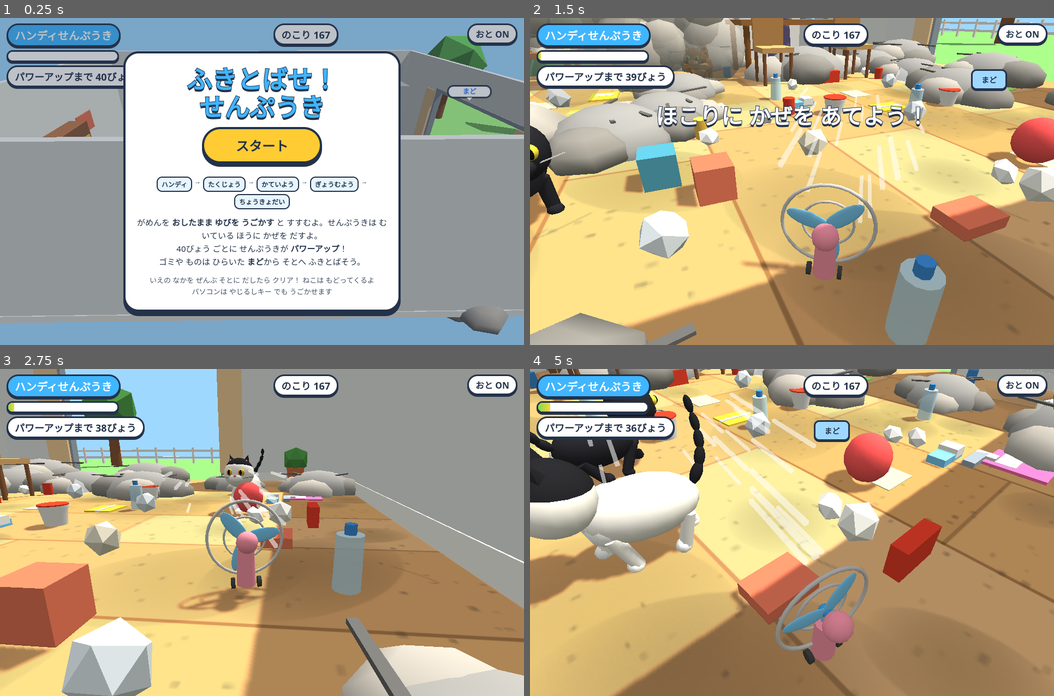
Above: before the commit, frames 1-4 (two rows, left to right).
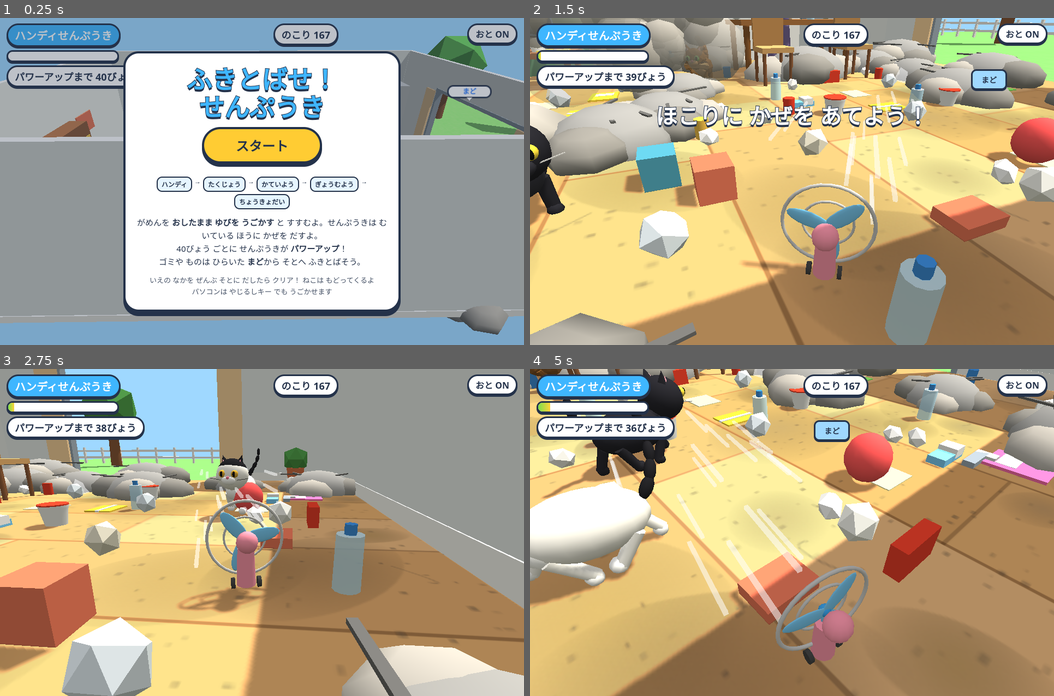
Above: after the commit, the same moments.

Repository: complerseinfo-png/game
Game: browser game, page fan/index.html
Two runs of this game, one before a commit and one after it. Both use one fixed random seed, a clock stepped at 60 frames per second and the inputs below.
Inputs:
- Up to frame 1 (0.25 s): no input
- Up to frame 2 (1.5 s): click "スタート" at 0.27 s; hold Right from 1.03 s (still down); tap Space at 1.1 s
- Up to frame 3 (2.75 s): release Right at 1.53 s; hold Down 1.58-1.85 s; tap Space at 1.6, 2.1, 2.6 s; hold Left 1.9-2.47 s; hold Up from 2.52 s (still down)
- Up to frame 4 (5 s): release Up at 2.82 s; hold Right 2.87-3.53 s; tap Space every 0.5 s from 3.1 to 4.6 s; hold Up 3.58-3.82 s; hold Left 3.87-4.3 s; hold Down 4.35-4.68 s; hold Right from 4.73 s (still down)

The runs differ from the first frame. In frame 1, less than 0.1% of the frame differs, in the area x 16-18%, y 35-37%; in frame 2, 1.6%; in frame 3, 1.3%; in frame 4, 15%, in the area x 0-57%, y 0-78%.

Commit message:
fan: things outside count as light and slide away from the window; wind splits along walls at half strength
Co-Authored-By: Claude Opus 5.5 <noreply@anthropic.com>
Claude-Session: https://claude.ai/code/session_013BDtbipzgeay626yBH3NvG

Diff:
--- a/fan/index.html
+++ b/fan/index.html
@@ -192,7 +192,7 @@
   const r=e.r;
   if(!e.out){
     if(e.x<-W+r){hit(e,1,0,onHit,null);e.x=-W+r}
-    const inWin=Math.abs(e.z)<WIN-r*0.3&&!e.noExit;
+    const inWin=Math.abs(e.z)<WIN-0.3&&!e.noExit; // the open window lets anything through
     if(e.x>W-r&&!inWin){hit(e,-1,0,onHit,null);e.x=W-r}
     if(e.z<-D+r){hit(e,0,1,onHit,null);e.z=-D+r}
     if(e.z>D-r){hit(e,0,-1,onHit,null);e.z=D-r}
@@ -570,7 +570,7 @@
 // ---------- wind streaks, dust clouds, sparkles ----------
 const streaks=[];
 const windMat=new THREE.MeshBasicMaterial({color:0xffffff,transparent:true,opacity:0.55});
-for(let i=0;i<40;i++){const m=new THREE.Mesh(new THREE.BoxGeometry(1,0.05,0.05),windMat);scene.add(m);streaks.push({m,t:Math.random(),lat:rand(-1,1),h:Math.random()})}
+for(let i=0;i<64;i++){const m=new THREE.Mesh(new THREE.BoxGeometry(1,0.05,0.05),windMat);scene.add(m);streaks.push({m,t:Math.random(),lat:rand(-1,1),h:Math.random()})}
 const puffs=[];
 for(let i=0;i<60;i++){const m=new THREE.Mesh(new THREE.SphereGeometry(0.4,8,6),new THREE.MeshLambertMaterial({color:0xb0aca6,transparent:true}));m.visible=false;scene.add(m);puffs.push({m,life:0,vx:0,vy:0,vz:0,sp:false})}
 let puffI=0;
@@ -695,6 +695,35 @@
   if(y>fanHeadH+2+along*0.35)return 0;
   return 1-along/L.len*0.6;
 }
+// where the wind meets a wall it splits and runs along the wall both ways at half strength
+let WH=null; // this frame's wall hit
+function wallHit(){
+  const L=LV[level],fx=Math.sin(camA),fz=-Math.cos(camA);
+  let best=null;
+  const tryWall=(t,hx,hz,nx,nz,tx,tz,isWin)=>{if(t>0&&(!best||t<best.t))best={t,hx,hz,nx,nz,tx,tz,isWin}};
+  if(fx>1e-3){const t=(W-fan.x)/fx,hz=fan.z+fz*t;tryWall(t,W,hz,-1,0,0,1,Math.abs(hz)<WIN-0.3)}
+  if(fx<-1e-3){const t=(-W-fan.x)/fx;tryWall(t,-W,fan.z+fz*t,1,0,0,1,false)}
+  if(fz>1e-3){const t=(D-fan.z)/fz;tryWall(t,fan.x+fx*t,D,0,-1,1,0,false)}
+  if(fz<-1e-3){const t=(-D-fan.z)/fz;tryWall(t,fan.x+fx*t,-D,0,1,1,0,false)}
+  if(!best||best.isWin||best.t>=L.len)return null;
+  best.rem=L.len-best.t;best.band=L.w0+best.t*L.spread;
+  return best;
+}
+function windVec(x,z,y,r=0){ // strongest wind at a point: [strength, dirX, dirZ] or null
+  const fx=Math.sin(camA),fz=-Math.cos(camA);
+  let s0=windAt(x,z,y,r),out=null;
+  if(s0>0&&WH){const along=(x-fan.x)*fx+(z-fan.z)*fz;if(along>WH.t+r)s0=0}
+  if(s0>0)out=[s0,fx,fz];
+  if(WH){
+    const rx=x-WH.hx,rz=z-WH.hz,u=rx*WH.tx+rz*WH.tz,v=rx*WH.nx+rz*WH.nz;
+    if(v>-r&&v<WH.band*0.8+r&&Math.abs(u)<WH.rem+r&&y<fanHeadH+3){
+      const sg=Math.abs(u)<0.2?(Math.random()<0.5?-1:1):Math.sign(u);
+      const s1=0.5*(1-Math.min(1,Math.abs(u)/(WH.rem+0.01))*0.6);
+      if(!out||s1>out[0]||v<1.4+r)out=[s1,WH.tx*sg,WH.tz*sg]; // right at the wall the wind turns sideways
+    }
+  }
+  return out;
+}
 function makeDynamic(it){
   if(!it.static)return;
   it.static=false;
@@ -702,8 +731,8 @@
   for(const q of items)if(!q.static&&q!==it){q.ground=false;q.wake=true} // things resting on it fall
   // people sitting on the sofa get up
 }
-function blowItem(it,s,dt){
-  const fx=Math.sin(camA),fz=-Math.cos(camA),L=LV[level];
+function blowItem(it,s,dt,dir){
+  const fx=dir?dir[0]:Math.sin(camA),fz=dir?dir[1]:-Math.cos(camA),L=LV[level];
   if(it.kind==='dust'){
     it.expo+=dt;
     it.k.position.x=Math.sin(time*40)*0.05*it.size; // it shakes in the wind
@@ -718,8 +747,9 @@
     return;
   }
   if(it.static)makeDynamic(it);
-  const light=1+(level-it.weight)*0.7;
-  const heavy={5:0.35,4:0.6,3:0.8,2:1}[it.weight]||1;
+  const w=it.out?1:it.weight; // once outside, everything is as light as dust
+  const light=1+(level-w)*0.7;
+  const heavy={5:0.35,4:0.6,3:0.8,2:1}[w]||1;
   it.vx+=fx*L.power*s*light*heavy*dt;it.vz+=fz*L.power*s*light*heavy*dt;
   it.windT=0.3;
   if(it.ground&&Math.random()<dt*4*light){it.vy=rand(2,5)*Math.min(2,light)*heavy;it.ground=false}
@@ -735,6 +765,7 @@
   if(p.state==='fly'||p.out){
     p.x+=p.vx*dt;p.z+=p.vz*dt;collide(p,null);vertical(p,dt);
     if(p.ground){p.vx*=Math.pow(0.05,dt);p.vz*=Math.pow(0.05,dt)}
+    if(p.out&&p.x<W+3.5){p.vx=Math.max(p.vx,3)}
     if(!p.out&&p.ground&&Math.hypot(p.vx,p.vz)<0.3){p.state='walk';p.t=1;p.noExit=true} // landed inside: get up
     return;
   }
@@ -754,8 +785,8 @@
   }
   p.x+=p.vx*dt;p.z+=p.vz*dt;collide(p,null);
 }
-function blowPerson(p,s,dt){
-  const fx=Math.sin(camA),fz=-Math.cos(camA);
+function blowPerson(p,s,dt,dir){
+  const fx=dir?dir[0]:Math.sin(camA),fz=dir?dir[1]:-Math.cos(camA);
   if(p.kind==='dad'&&p.state==='sit'){
     if(p.hasPaper&&p.paperSpread>0&&level>=2){ // the newspaper flies off
       p.hasPaper=false;p.m.paperM.visible=false;
@@ -845,21 +876,24 @@
   if(sp>0.6){let dA=Math.atan2(fan.vx,-fan.vz)-camA;while(dA>Math.PI)dA-=Math.PI*2;while(dA<-Math.PI)dA+=Math.PI*2;camA+=dA*Math.min(1,dt*2.2*Math.min(1,sp/3))}
 
   // wind on things
+  WH=wallHit();
   for(const it of items){
     if(it.out||it.gone||it.human)continue;
-    if(it.weight>level)continue;
-    const s=windAt(it.x,it.z,it.y,it.kind==='dust'?it.r:0);if(s>0)blowItem(it,Math.min(1,s),dt);
-  }
-  for(const p of people){if(p.out)continue;const s=windAt(p.x,p.z,p.y);if(s>0)blowPerson(p,s,dt)}
+    if(!it.out&&it.weight>level)continue;
+    const wv=windVec(it.x,it.z,it.y,it.kind==='dust'?it.r:0);if(wv)blowItem(it,Math.min(1,wv[0]),dt,[wv[1],wv[2]]);
+  }
+  for(const p of people){if(p.out)continue;const wv=windVec(p.x,p.z,p.y,0.5);if(wv)blowPerson(p,wv[0],dt,[wv[1],wv[2]])}
   for(const c of cats){
     if(c.state==='back'&&c.out)continue;
-    if(level>=3){const s=windAt(c.x,c.z,c.y);if(s>0){
+    if(level>=3){const wv=windVec(c.x,c.z,c.y,0.3);if(wv){const s=wv[0];
       if(c.state!=='fly'){c.state='fly';c.ground=false;c.vy=rand(4,7);meow(c.voice*1.3,0.35,0.1)}
-      const fx=Math.sin(camA),fz=-Math.cos(camA);c.vx+=fx*L.power*s*0.8*dt;c.vz+=fz*L.power*s*0.8*dt}}
+      c.vx+=wv[1]*L.power*s*0.8*dt;c.vz+=wv[2]*L.power*s*0.8*dt}}
   }
   // things move
   for(const it of items){
     if(it.gone||it.static||it.human)continue;
+    // things that made it outside slide off into the garden so the window stays clear
+    if(it.out&&it.x<W+it.r+2.5){it.vx=Math.max(it.vx,4);it.windT=0.2}
     if(it.ground&&!it.vx&&!it.vz&&!it.vy&&!it.wake)continue;
     it.wake=false;
     // the fan pushes light things it bumps
@@ -912,10 +946,19 @@
   if(fanG){fanG.position.set(fan.x,0,fan.z);fanG.rotation.y=Math.PI-camA;if(blades)blades.rotation.z-=dt*(state==='play'?(14+level*4):3)}
   // wind streaks in the cone
   const L=LV[level],fx=Math.sin(camA),fz=-Math.cos(camA);
+  const wh=state==='play'?wallHit():null;
   streaks.forEach((s,i)=>{
+    if(i>=44){ // wind running along the wall
+      const on=!!wh&&i<44+6+level*2;s.m.visible=on;if(!on)return;
+      s.t+=dt*(0.9+level*0.15);if(s.t>1){s.t-=1;s.lat=Math.random();s.h=Math.random()}
+      const sg=i%2?1:-1,u=sg*(0.3+s.t*wh.rem),v=0.3+s.lat*wh.band*0.7;
+      s.m.position.set(wh.hx+wh.tx*u+wh.nx*v,0.2+s.h*(fanHeadH+0.5),wh.hz+wh.tz*u+wh.nz*v);
+      s.m.rotation.y=wh.tx?0:Math.PI/2;s.m.scale.set(0.6+level*0.3,1,1);
+      return;
+    }
     const on=state==='play'&&i<12+level*6;s.m.visible=on;if(!on)return;
     s.t+=dt*(0.9+level*0.15);if(s.t>1){s.t-=1;s.lat=rand(-1,1);s.h=Math.random()}
-    const along=0.5+s.t*L.len,lat=s.lat*(L.w0+along*L.spread);
+    const along=0.5+s.t*(wh?Math.min(L.len,wh.t):L.len),lat=s.lat*(L.w0+along*L.spread);
     s.m.position.set(fan.x+fx*along+fz*lat,0.2+s.h*(fanHeadH+0.5),fan.z+fz*along-fx*lat);
     s.m.rotation.y=Math.PI/2-camA;s.m.scale.set(0.8+level*0.4,1,1);
   });
